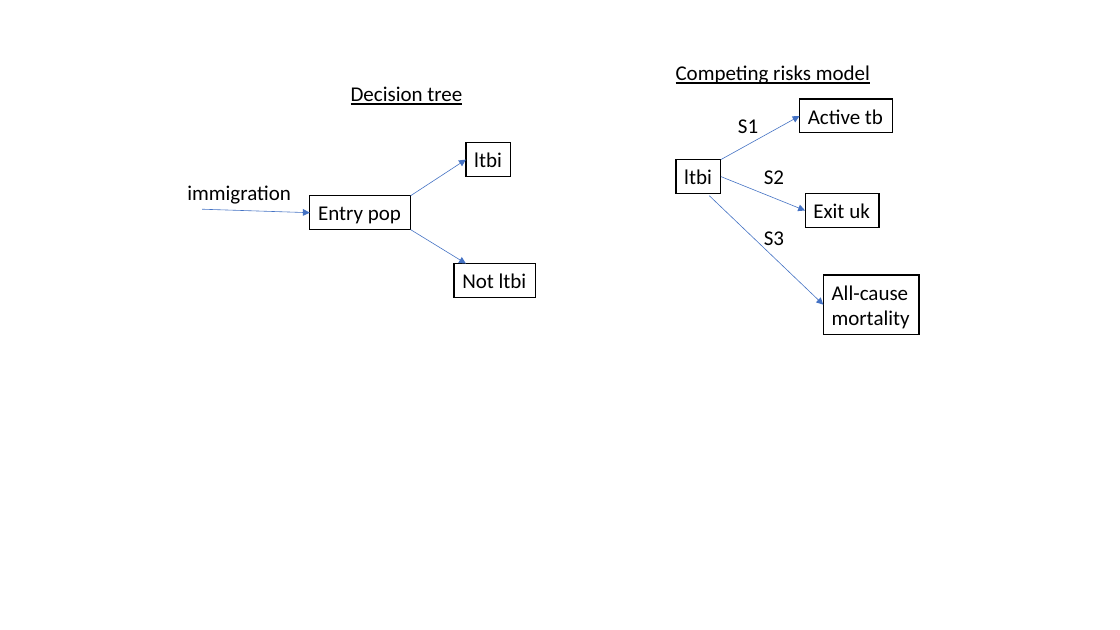
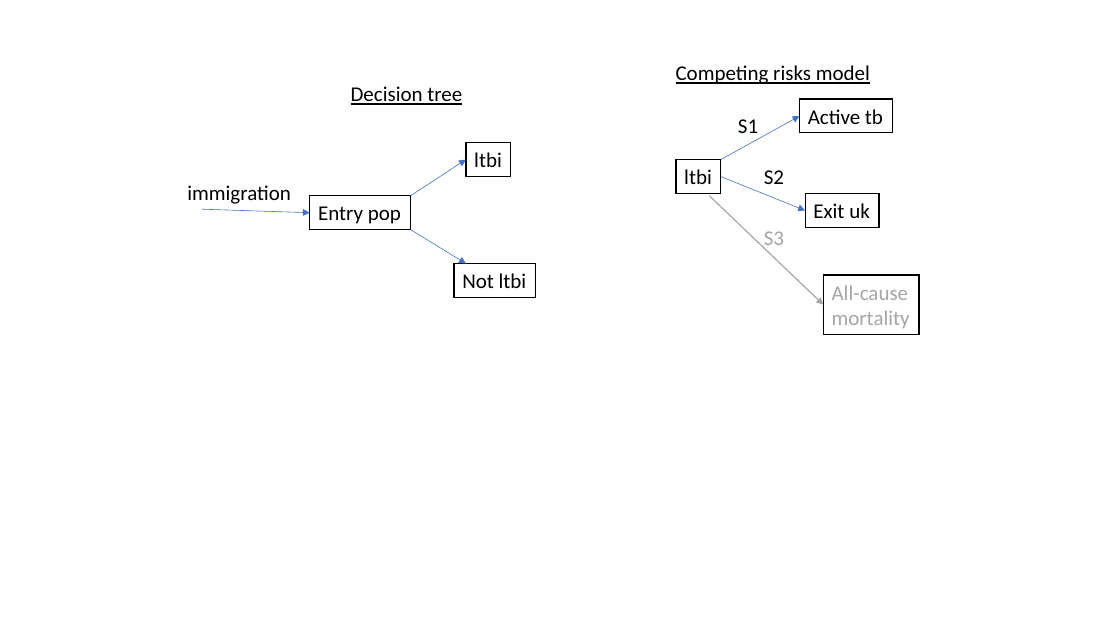
Before and after one commit to n8thangreen/EvidSynthTB, a slide deck: slide 2 of docs/DAG.pptx. Drawn at 1120x630 pixels with LibreOffice and Linux fonts; fonts in the diff are those of the drawing. Boxes give left, top, right and bottom in pixels: in the first picture for what was removed or moved away, otherwise in the second. Text is boxed around its words. In the diff, an @@ line names an element or a change of style, - is before the commit and + after.

```diff
--- a/docs/DAG.pptx
+++ b/docs/DAG.pptx
@@ arrow (709, 196) - (823, 305): stroke #4472C4 0.5 pt to #A5A5A5 1 pt @@
@@ text "S3" at (x1=764, y1=231, x2=784, y2=251): text colour #000000 to #A6A6A6 @@
@@ rectangle "All-cause" at (x1=823, y1=275, x2=919, y2=334): text colour #000000 to #A6A6A6 @@
```
Also in this commit, not shown: 1 other slide changed.
